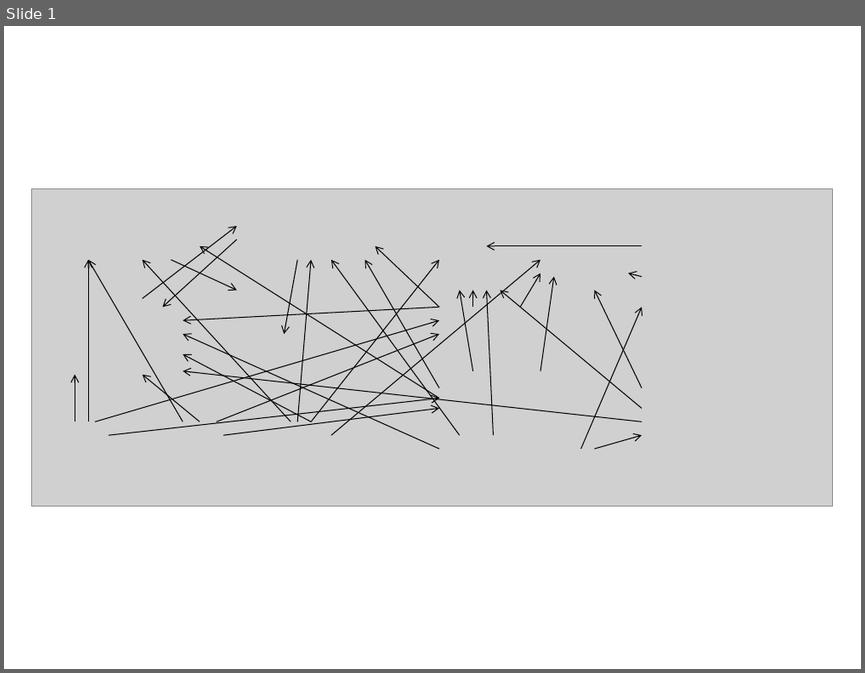
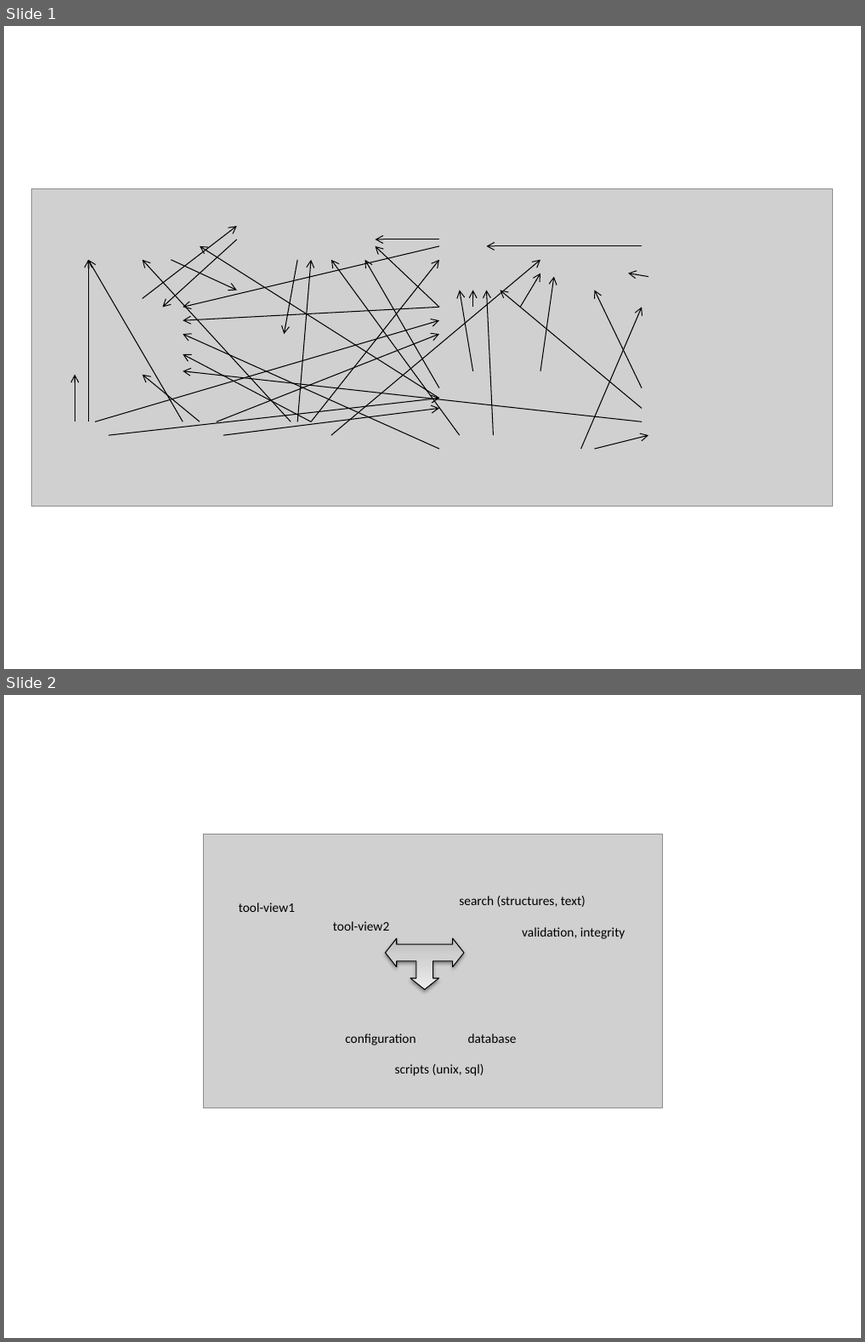
Before and after one commit to jannahastings/softwareeng-commentary, a slide deck: Figures.pptx. Shown one above the other, each under a label of ours: slide 1 before the commit, slides 1 and 2 after it. The pictures are 865x673 and 865x1342 pixels, drawn with LibreOffice and Linux fonts; fonts in the diff are those of the drawing; grey boxes stand for pictures. Boxes give left, top, right and bottom in pixels: in the first picture for what was removed or moved away, otherwise in the second. Text is boxed around its words. In the diff, an @@ line names an element or a change of style, - is before the commit and + after.

```diff
--- a/Figures.pptx
+++ b/Figures.pptx
@@ slide 2 added at bbox=[4, 695, 861, 1338], background #FFFFFF @@
@@ picture added at bbox=[203, 834, 662, 1107] @@
@@ text added at bbox=[459, 896, 585, 907], 11 pt, text #000000 @@
+search (structures, text)
@@ text added at bbox=[239, 902, 295, 912], 11 pt, text #000000 @@
+tool-view1
@@ text added at bbox=[333, 921, 389, 930], 11 pt, text #000000 @@
+tool-view2
@@ left right up arrow added at bbox=[386, 938, 464, 990], fill gradient #BDBDBD to #D1D1D1 to #EEEEEE, outline #000000 0.75 pt @@
@@ text added at bbox=[522, 927, 624, 939], 11 pt, text #000000 @@
+validation, integrity
@@ text added at bbox=[345, 1033, 415, 1045], 11 pt, text #000000 @@
+configuration
@@ text added at bbox=[468, 1033, 517, 1043], 11 pt, text #000000 @@
+database
@@ text added at bbox=[395, 1064, 483, 1076], 11 pt, text #000000 @@
+scripts (unix, sql)
@@ slide 1 changed as well @@
@@ arrow added from (439, 246) to (183, 307), #000000 0.75 pt @@
@@ arrow added from (439, 239) to (375, 239), #000000 0.75 pt @@
@@ arrow moved from (642, 276) - (628, 272) to (648, 276) - (628, 272) @@
@@ arrow moved from (595, 448) - (642, 435) to (595, 448) - (648, 435) @@
```
Also in this commit, not shown: 5 other files.
